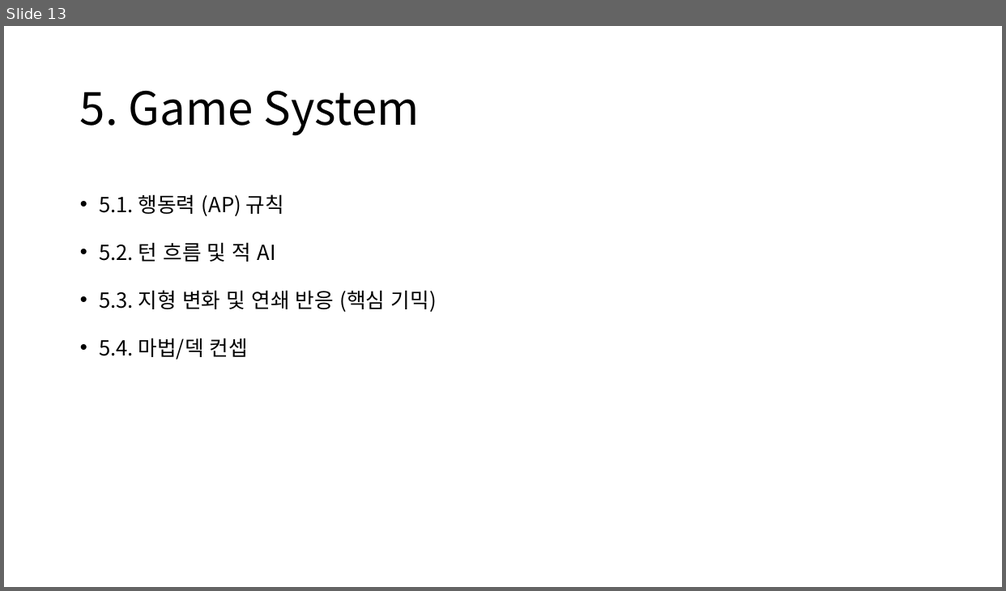
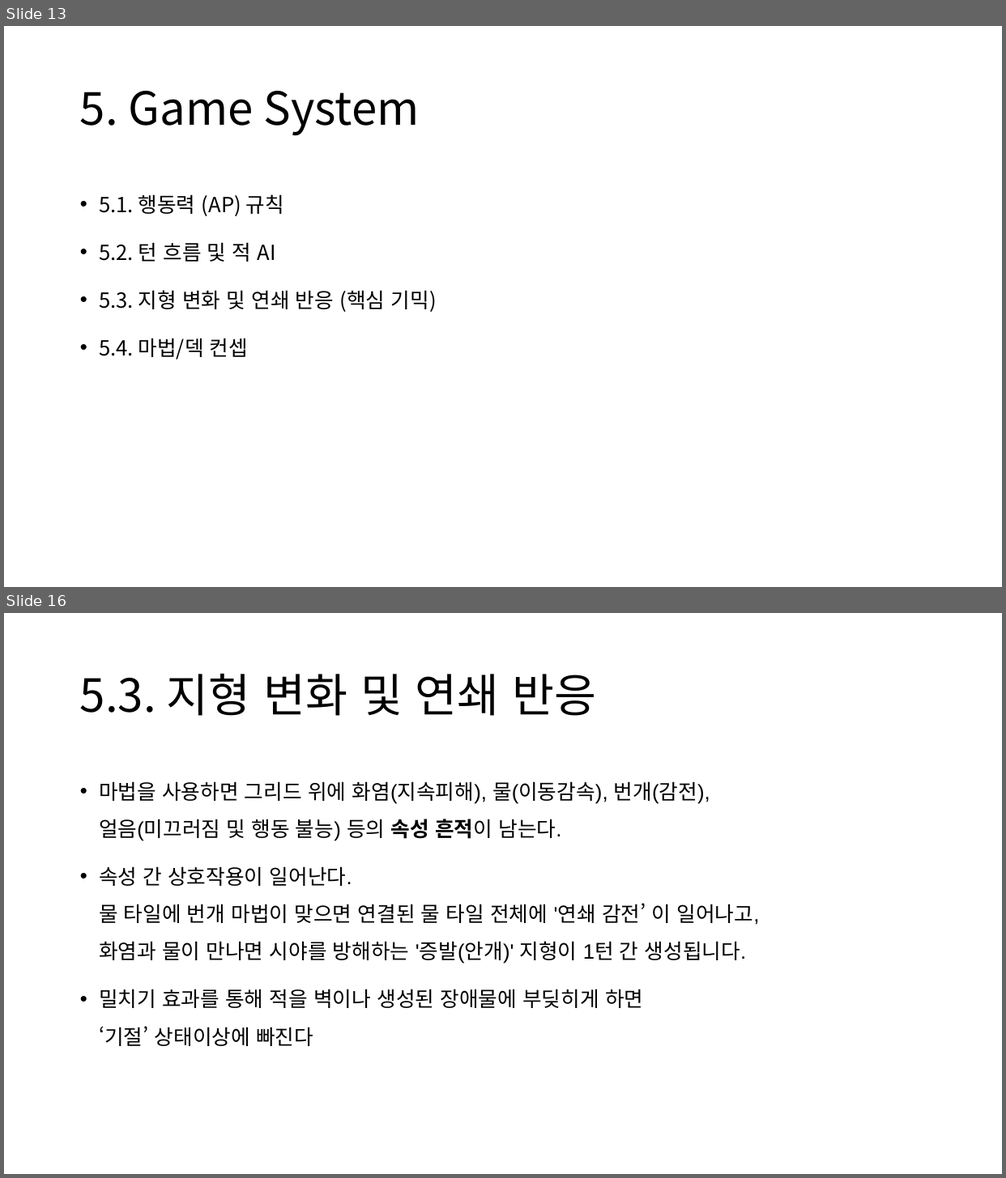
Before and after one commit to CrograNM/Project_Entropy, a slide deck: _문서/_Project Entropy 기획문서.pptx. Shown one above the other, each under a label of ours: slide 13 before the commit, slides 13 and 16 after it; the slides between them are not shown. The pictures are 1006x591 and 1006x1178 pixels, drawn with LibreOffice and Linux fonts; fonts in the diff are those of the drawing. Boxes give left, top, right and bottom in pixels: in the first picture for what was removed or moved away, otherwise in the second. Text is boxed around its words. In the diff, an @@ line names an element or a change of style, - is before the commit and + after.

```diff
--- a/_문서/_Project Entropy 기획문서.pptx
+++ b/_문서/_Project Entropy 기획문서.pptx
@@ slide 16 added at [4, 613, 1002, 1174], background #FFFFFF @@
@@ title added at [80, 674, 597, 716], 44 pt, text #000000 @@
+5.3. 지형 변화 및 연쇄 반응
@@ text added at [99, 781, 760, 1046], 20 pt, text #000000 @@
+• 마법을 사용하면 그리드 위에 화염(지속피해), 물(이동감속), 번개(감전),
+  얼음(미끄러짐 및 행동 불능) 등의 속성 흔적이 남는다.
+• 속성 간 상호작용이 일어난다.
+  물 타일에 번개 마법이 맞으면 연결된 물 타일 전체에 '연쇄 감전’ 이 일어나고,
+  화염과 물이 만나면 시야를 방해하는 '증발(안개)' 지형이 1턴 간 생성됩니다.
+• 밀치기 효과를 통해 적을 벽이나 생성된 장애물에 부딪히게 하면
+  ‘기절’ 상태이상에 빠진다
```
Also in this commit, not shown: 4 other slides added, 1 other file.
